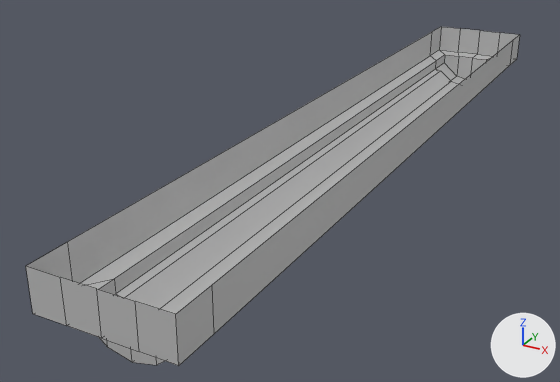
The FBX model TroublesAhead_URP/Assets/Naubz/Models/Neon.fbx, before and after one commit.
The view is the same before and after, from a camera (50 mm lens) standing at (-0.0137, -0.0432, 0.0935) and looking at (-0.0446, 0.0131, 0.0654). Lighting does not change. The marker at lower right points along +X, +Y and +Z. Mesh edges are drawn as thin lines. Where no turn or scale is listed for an object, it has been applied to the vertices.

The first picture shows 'Neon'.
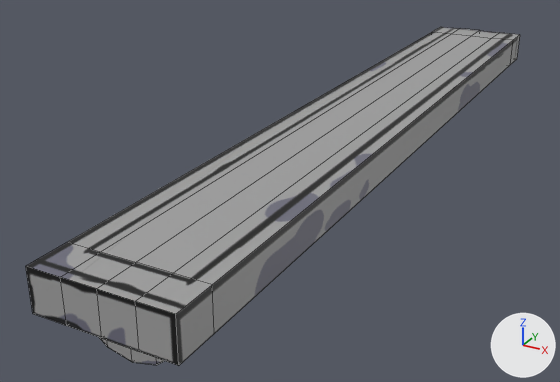
Patch to the scene script:
```diff
--- a/TroublesAhead_URP/Assets/Naubz/Models/Neon.fbx.py
+++ b/TroublesAhead_URP/Assets/Naubz/Models/Neon.fbx.py
@@ img_taneon_png @@
+img_taneon_png = load_image('TANeon.png', '../Textures/Station/TANeon.png', 2048, 2048, 'sRGB')
@@ mat_baseneon @@
 mat_baseneon = principled_material('BaseNeon')
-mat_baseneon.base_color = (0.5, 0.5, 0.5)  # grey #bcbcbc
+mat_baseneon.texture = img_taneon_png
@@ me_mesh @@
 # used by ob_neon; location = (-0.03872, 0.01852, 0.06976)
-me_mesh.from_pydata(...)  # 72 vertices, 64 faces; spans x -0.005..0.005, y -0.0358..0.0358, z -0.003..0.003
+me_mesh.from_pydata(...)  # 78 vertices, 76 faces; spans x -0.005..0.005, y -0.0358..0.0358, z -0.003..0.003
+# me_mesh part 1
+# 6 vertices are added at (-0.0025, -0.0326, 0.003), (0.0025, -0.0326, 0.003), (0.0, -0.0326, 0.003), (-0.0025, 0.0323, 0.003), (0.0, 0.0323, 0.003), (0.0025, 0.0323, 0.003)
+# 12 new faces join them, mat_baseneon (picture img_taneon_png)
+# me_mesh part 2: 12 kept faces spanning x -0.005..0.005, y 0.0303..0.0358, z 0.0..0.003 get new texture (UV) coordinates
 me_mesh.materials.append(mat_baseneon)
```

Changed parts and their boxes (x1, y1, x2, y2) in the pictures (560 x 382 px):
'Neon', surface changed, reshaped: (26, 27, 520, 366) in both
part 1 of me_mesh, added: after (26, 27, 519, 314)
part 2 of me_mesh, surface changed: before (430, 27, 520, 65); after (510, 35, 520, 65)
